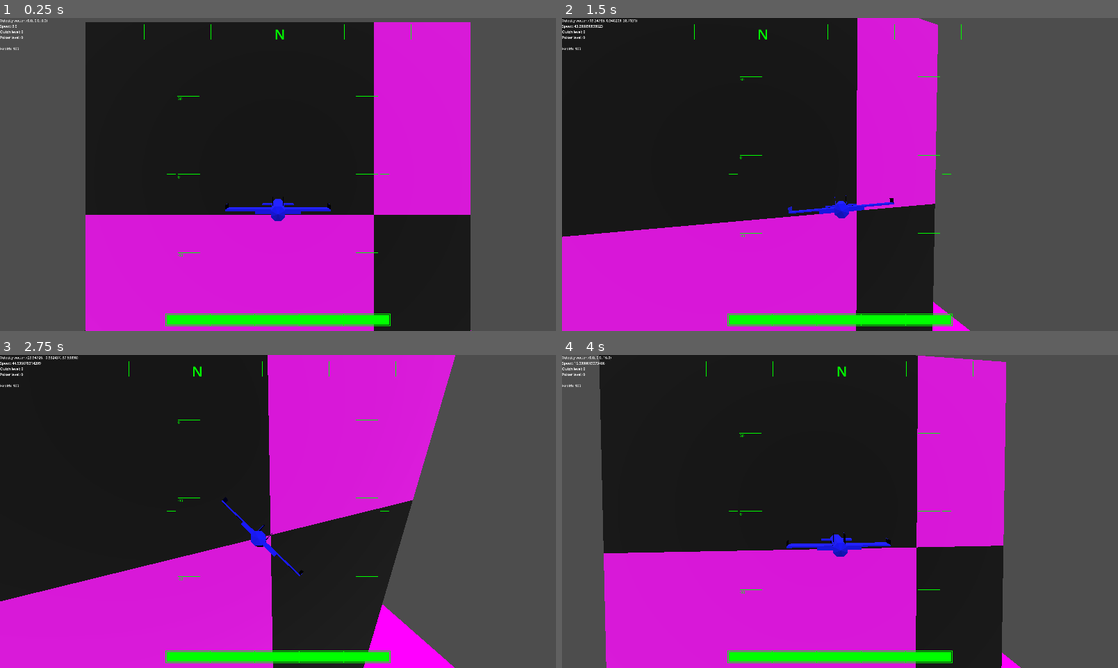
Above: before the commit, frames 1-4 (two rows, left to right).
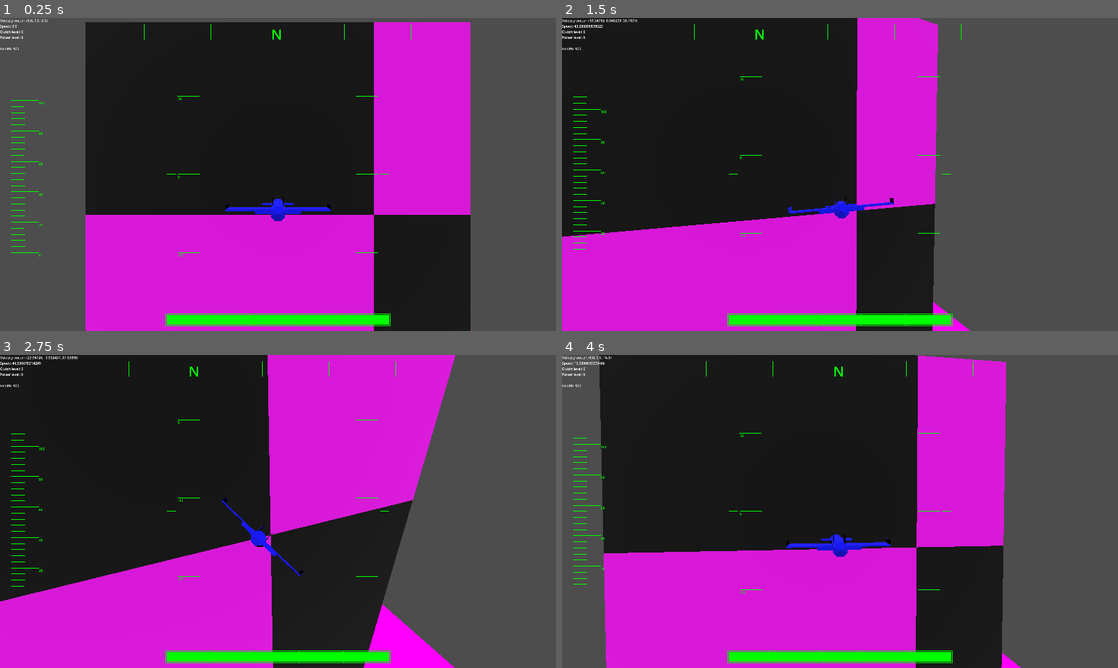
Above: after the commit, the same moments.

Repository: voidstarjms/shimmer
Game: Godot game, scene res://main.tscn
The game is run twice, just before and just after one commit, with the same random seed, the same clock (stepped at 60 frames per second) and the same inputs.
Inputs:
- Up to frame 1 (0.25 s): no input
- Up to frame 2 (1.5 s): tap Enter at 0.5 s; hold E (strafe_right) 0.53-1.28 s; tap Space (dash) at 0.6 s; hold I (pitch_down) from 1.28 s (still down); tap A (roll_ccw) at 1.35 s
- Up to frame 3 (2.75 s): release I (pitch_down) at 2.03 s; hold E (strafe_right) from 2.03 s (still down); hold D (roll_cw) from 2.03 s (still down)
- Up to frame 4 (4 s): release E (strafe_right) at 2.78 s; release D (roll_cw) at 2.78 s; hold K (pitch_up) 2.78-3.53 s; tap Shift at 2.85 s; hold Q (strafe_left) from 3.53 s (still down); tap Space (dash) at 3.6 s

The runs differ from the first frame. In frame 1, 0.3% of the frame differs, in the area x 2-52%, y 3-77%; in frame 2, 0.2%; in frame 3, 0.2%; in frame 4, 0.2%.

Commit message:
Fixed center alignment on heading indicator labels

Diff:
--- a/gui.gd
+++ b/gui.gd
@@ -120,16 +120,16 @@
 
 		label_list = Array()
 		for i in 4:
-			var label = RichTextLabel.new()
+			var label = Label.new()
 			label.text = compass_rose[i]
 			label.theme = Theme.new()
-			label.horizontal_alignment = HORIZONTAL_ALIGNMENT_CENTER
+			label.horizontal_alignment = HORIZONTAL_ALIGNMENT_LEFT
 			label.vertical_alignment = VERTICAL_ALIGNMENT_TOP
 			label.size = Vector2(base_fnt_sz, 1.5 * base_fnt_sz)
 			if i == 0:
 				base_label_size = label.size
-			label.add_theme_font_size_override("normal_font_size", base_font_size)
-			label.add_theme_color_override("default_color", color)
+			label.add_theme_font_size_override("font_size", base_font_size)
+			label.set("theme_override_colors/font_color", color)
 			label_list.append(label)
 			add_child(label)
 
@@ -155,11 +155,10 @@
 
 			if i % subdivision_count == 0:
 				ret_arr.append(null)
-				var current_compass_text : RichTextLabel = label_list[(i / subdivision_count) % 4]
+				var current_compass_text : Label = label_list[(i / subdivision_count) % 4]
 				current_compass_text.visible = true
-				var fnt_size = current_compass_text.get_theme_font_size("normal_font_size")
-				current_compass_text.size = Vector2(fnt_size, fnt_size * 1.5)
-				current_compass_text.position = Vector2(wx / 2, py) + marker_horiz_offset - Vector2((0.75 * current_compass_text.size.x) / 2, 0)
+				var fnt_size = current_compass_text.get_theme_font_size("font_size")
+				current_compass_text.position = Vector2(wx / 2, py) + marker_horiz_offset - Vector2(fnt_size / 2, 0)
 			else:
 				ret_arr.append([Vector2(wx / 2, py) + marker_horiz_offset, Vector2(wx / 2, py + sy) + marker_horiz_offset])
 
@@ -464,31 +463,10 @@
 		if i != null:
 			draw_line(i[0], i[1], gui_color)
 
-	## Draw heading indicator
-	#var heading_vec = Vector3(raw_fwd.x, 0, raw_fwd.z).normalized()
-	#var compass_data = heading_indicator.construct_heading_markers(raw_fwd, view_rect)
-	#for i in 4:
-		#compass_text[i].visible = false
-	#for i in 4 * compass_subdivision_count:
-		#var marker_vec = Vector3.BACK.rotated(Vector3.UP, i * 3.0 / compass_subdivision_count * pi_over_6)
-		#var marker_angle = marker_vec.signed_angle_to(heading_vec, Vector3.DOWN)
-		#if abs(marker_angle) > pi_over_4:
-			#continue
-		#var marker_horiz_offset = Vector2.RIGHT * compass_half_width * marker_angle / pi_over_4
-		#
-		#if i % compass_subdivision_count == 0:
-			#var current_compass_text = compass_text[(i / compass_subdivision_count) % 4]
-			#current_compass_text.visible = true
-			#current_compass_text.position = Vector2(wx / 2, compass_mark_top) + marker_horiz_offset - Vector2((current_compass_text.size.x - 10) / 2, 0)
-		#else:
-			#draw_line(Vector2(view_rect.size.x / 2, compass_mark_top) + marker_horiz_offset, Vector2(view_rect.size.x / 2, compass_mark_bottom) + marker_horiz_offset, gui_color)
-
 	## Draw speed tape
-	#var speed_tape_array = construct_tape_gauge_array(speed_tape, speed_tape_labels, true, $"../../ZealousJay".vel_vec.length() * 3.6)
-	#for i in speed_tape_array:
-		#draw_line(i[0], i[1], gui_color)
-		#
-	#draw_line(Vector2(wx / 2, 0), Vector2(wx / 2, 100), gui_color)
+	var speed_tape_array = construct_tape_gauge_array(speed_tape, speed_tape_labels, true, $"../../ZealousJay".vel_vec.length() * 3.6)
+	for i in speed_tape_array:
+		draw_line(i[0], i[1], gui_color)
 
 	## Draw health bar
 	health_bar.set_value($"../../ZealousJay".health)
